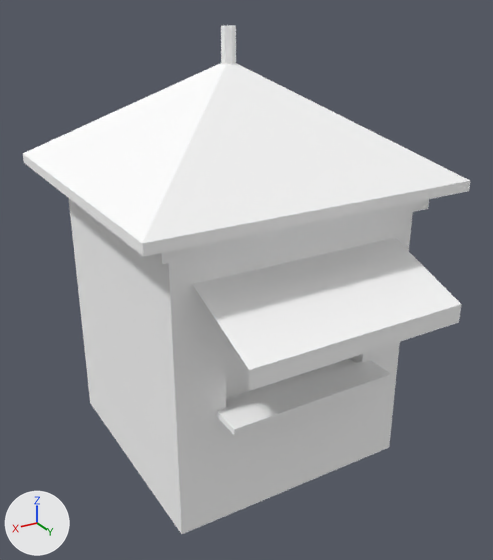
A saved change to the glTF model games/yorimichi/assets/belmonte/meshes/SM_BM_BHip_Kiosk.glb.
One viewpoint serves both versions: a camera (50 mm lens) standing at (3.36, 5.93, 4.59) and looking at (0.02, 0.37, 1.81). The lights are fixed; the arrows at lower left show +X, +Y and +Z. The first picture is the older version. Vertices at exactly the same position are counted once.

In view in the first picture: 'SM_BM_BHip_Kiosk'.
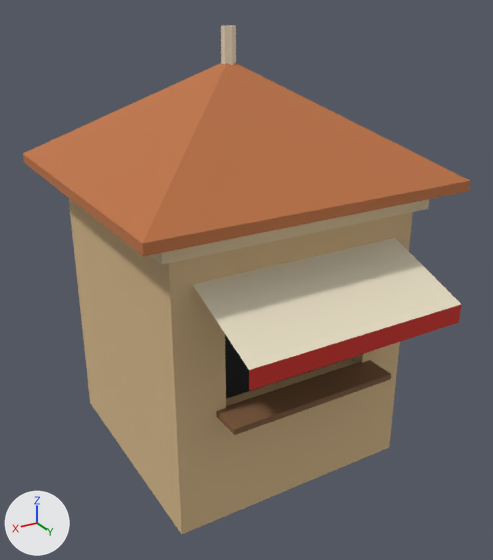
What changed in the scene script:
```text
Change me_sm_bhip_kiosk:
    where me_sm_bhip_kiosk.from_pydata(...)  # 196 vertices, 288 faces; spans x -1.65..1.65, y -1.65..2.2, z -0.2..4.25
    used by ob_sm_bm_bhip_kiosk; location = (0.0, 0.0, 0.0)
    me_sm_bhip_kiosk part 1: 288 faces centred in x -1.65..1.65, y -1.65..2.2, z -0.07..4.25 are repainted in the vertex colours; the middle colour goes from white #ffffff to beige #d6b88a
```

Location of each change, (x1, y1, x2, y2) in pixels of the pictures (493 x 560 px):
part 1 of me_sm_bhip_kiosk, recoloured (white to beige)
    both: (23, 25, 470, 534)
